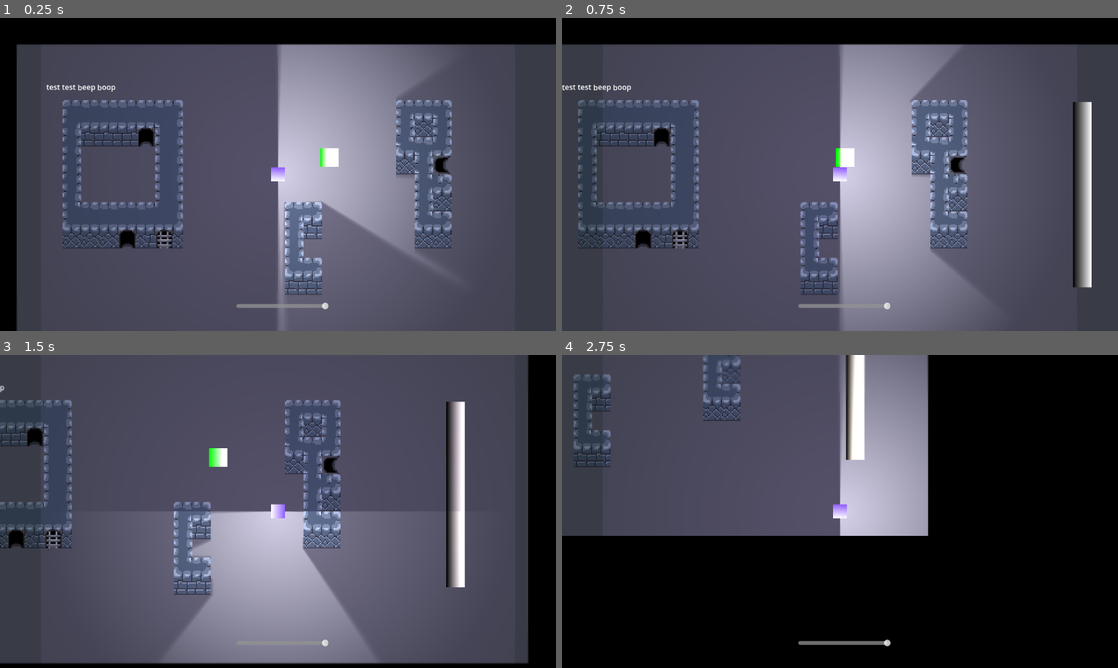
Above: before the commit, frames 1-4 (two rows, left to right).
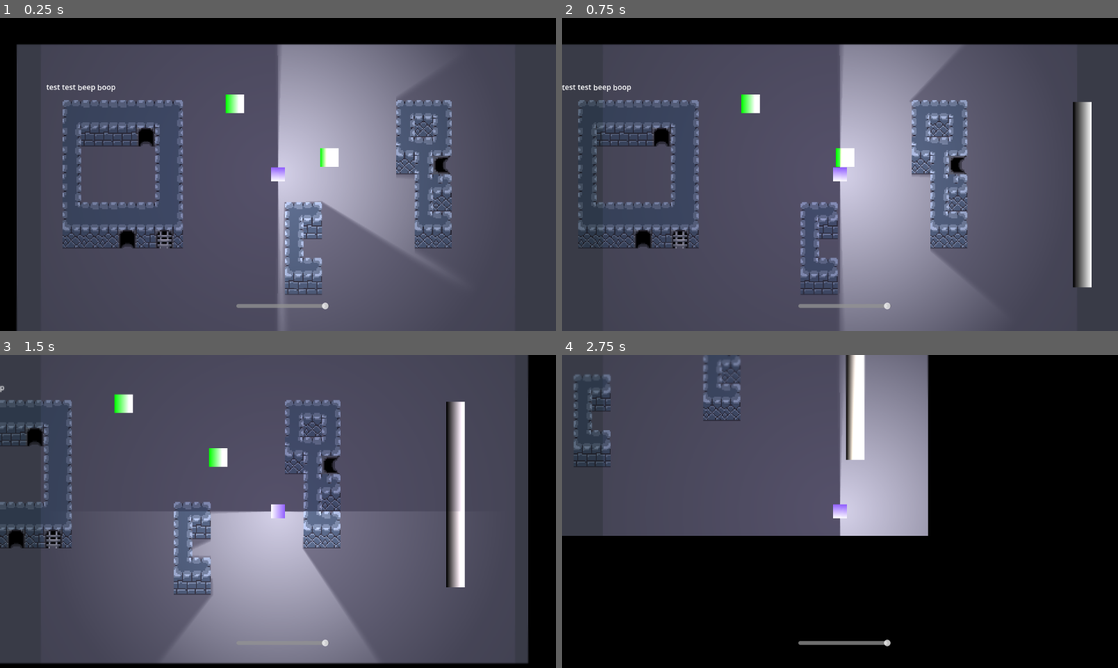
Above: after the commit, the same moments.

Repository: spdskatr/perplex-temple
Game: Godot game, scene res://scenes/test_spdskatr.tscn
Same seed, same stepped clock (60 frames per second), same inputs: the game is played once before the commit and once after it. This scene is started directly instead of the project's main scene.
Inputs:
- Up to frame 1 (0.25 s): no input
- Up to frame 2 (0.75 s): tap Enter (accept) at 0.5 s; hold Right (right) from 0.53 s (still down); hold Enter (accept) from 0.53 s (still down)
- Up to frame 3 (1.5 s): release Right (right) at 1.28 s; release Enter (accept) at 1.28 s; hold Down (down) from 1.28 s (still down); tap Shift (shift) at 1.35 s
- Up to frame 4 (2.75 s): release Down (down) at 2.03 s; hold Right (right) from 2.03 s (still down); hold Enter (accept) from 2.03 s (still down)

The runs differ from the first frame. In frame 1, 0.2% of the frame differs, in the area x 40-44%, y 24-31%; in frame 2, 0.2%; in frame 3, 0.2%, in the area x 20-24%, y 12-19%; in frame 4, nothing differs.

Commit message:
Update dialog system

Diff:
--- a/scenes/scripts/dialogue.gd
+++ b/scenes/scripts/dialogue.gd
@@ -4,16 +4,21 @@
 var dialogue_queue = []
 var is_typing = false
 var skip_current_text = false
+@onready var sprites = {
+	"player": preload("res://assets/faces/placeholder.png"),
+	"npc": preload("res://assets/faces/placeholder2.png")
+}
 
-@onready var label = $Label  # Adjust this path if needed
+@onready var label = $Label
+@onready var portrait = $Portrait
 
+func queue_text(sprite: String, new_text: String):
+	var first_dialogue = dialogue_queue.size() == 0
+	dialogue_queue.append([sprite, new_text])
 
-func show_text(new_text: String):
-	var first_dialogue = dialogue_queue.size() == 0
-	dialogue_queue.append(new_text)
-
-	# Start text box
-	if first_dialogue and not is_typing:
+func start_text():
+	if not visible:
+		# Start text box
 		show()
 		get_tree().paused = true
 		_process_text()
@@ -22,8 +27,11 @@
 	if dialogue_queue.is_empty():
 		return
 
-	var text_to_display = dialogue_queue.pop_front()
+	var textbox = dialogue_queue.pop_front()
+	var sprite = sprites[textbox[0]]
+	var text_to_display = textbox[1]
 	is_typing = true
+	portrait.texture = sprite
 	label.text = ""
 
 	for c in text_to_display:
--- a/scenes/scripts/test_spdskatr/level.gd
+++ b/scenes/scripts/test_spdskatr/level.gd
@@ -15,7 +15,8 @@
 
 func _on_pad_body_entered(body: Node2D) -> void:
 	# You can do some game logic here idk
-	textbox.show_text("You stepped on the pad!\nYou fool! You moron!")
+	textbox.queue_text("player", "I stepped on the pad!")
+	textbox.start_text()
 	print(body)
 	pass # Replace with function body.
 
@@ -41,3 +42,11 @@
 	if body is CharacterBody2D:
 		call_deferred("change_scene_to_main")
 	pass # Replace with function body.
+
+
+func _on_pad_2_body_entered(body: Node2D) -> void:
+	textbox.queue_text("player", "HOLY FUCKING SHIT\nIS THAT...")
+	textbox.queue_text("player", "IS THAT GOT DAMN CIRNO FROM TOUHOU PROJECT HOLY\n HOLY CRAP")
+	textbox.queue_text("npc", "kuba is a nerd")
+	textbox.start_text()
+	pass # Replace with function body.
--- a/scenes/test_spdskatr.tscn
+++ b/scenes/test_spdskatr.tscn
@@ -8,6 +8,7 @@
 [ext_resource type="Script" path="res://scenes/scripts/dialogue.gd" id="7_41itj"]
 [ext_resource type="FontFile" uid="uid://bqi64atqmb4qq" path="res://assets/fonts/Lexend-Regular.ttf" id="8_mwvnj"]
 [ext_resource type="PackedScene" uid="uid://g1npvyb4ygmy" path="res://scenes/hud.tscn" id="8_qcnww"]
+[ext_resource type="Texture2D" uid="uid://d1ijrt0c7yt4a" path="res://assets/faces/placeholder.png" id="8_y3b47"]
 
 [sub_resource type="RectangleShape2D" id="RectangleShape2D_8gwwp"]
 size = Vector2(10, 10)
@@ -81,7 +82,7 @@
 
 [node name="Label" type="Label" parent="UILayer/Panel"]
 layout_mode = 0
-offset_left = 20.0
+offset_left = 200.0
 offset_top = 20.0
 offset_right = 980.0
 offset_bottom = 180.0
@@ -90,8 +91,19 @@
 autowrap_mode = 2
 
 [node name="HUD" parent="." instance=ExtResource("8_qcnww")]
+[node name="Portrait" type="TextureRect" parent="UILayer/Panel"]
+layout_mode = 0
+offset_left = 20.0
+offset_top = 20.0
+offset_right = 180.0
+offset_bottom = 180.0
+texture = ExtResource("8_y3b47")
+
+[node name="Pad2" parent="." instance=ExtResource("3_0vvmf")]
+position = Vector2(407, 48)
 
 [connection signal="body_entered" from="Pad" to="." method="_on_pad_body_entered"]
 [connection signal="body_entered" from="Door1" to="." method="_on_door_1_body_entered"]
 [connection signal="body_entered" from="Door2" to="." method="_on_door_2_body_entered"]
 [connection signal="body_entered" from="Door3" to="." method="_on_door_3_body_entered"]
+[connection signal="body_entered" from="Pad2" to="." method="_on_pad_2_body_entered"]
Binary file added: assets/faces/placeholder.png
Not shown, added: assets/faces/placeholder.png.import
Binary file added: assets/faces/placeholder2.png
Not shown, added: assets/faces/placeholder2.png.import
